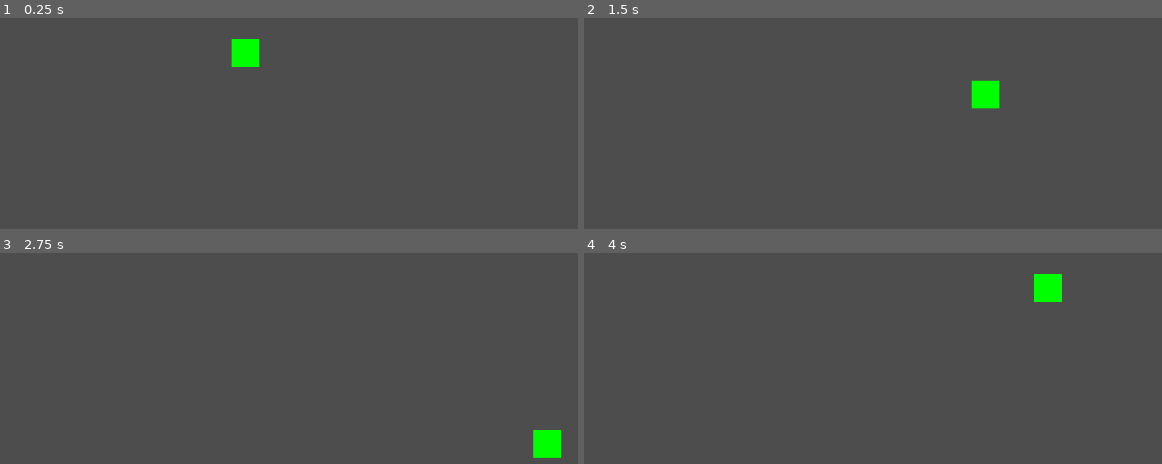
Above: before the commit, frames 1-4 (two rows, left to right).
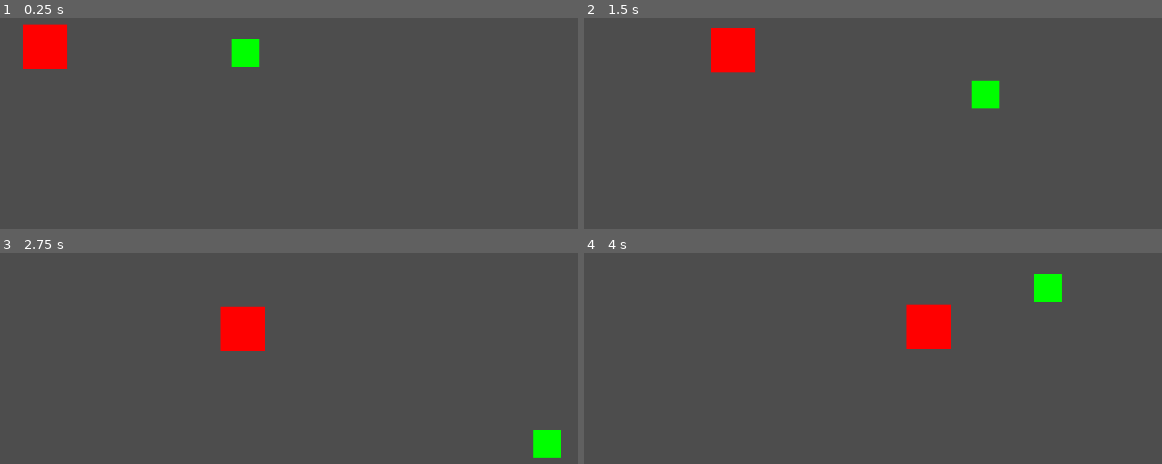
Above: after the commit, the same moments.

Repository: etper/question-mark-game
Game: Godot game, scene res://main.tscn
The game is run twice, just before and just after one commit, with the same random seed, the same clock (stepped at 60 frames per second) and the same inputs.
Inputs:
- Up to frame 1 (0.25 s): no input
- Up to frame 2 (1.5 s): hold Right (ui_right) 0.53-1.28 s; hold Down (ui_down) from 1.28 s (still down)
- Up to frame 3 (2.75 s): release Down (ui_down) at 2.03 s; hold Right (ui_right) from 2.03 s (still down)
- Up to frame 4 (4 s): release Right (ui_right) at 2.78 s; hold Up (ui_up) 2.78-3.53 s; hold Left (ui_left) from 3.53 s (still down)

The runs differ from the first frame. In frame 1, 1.6% of the frame differs, in the area x 3-12%, y 2-25%; in frame 2, 1.7%; in frame 3, 1.7%; in frame 4, 1.7%, in the area x 55-64%, y 24-46%.

Commit message:
monster chasing

Diff:
--- /dev/null
+++ b/Monster.tscn
@@ -0,0 +1,13 @@
+[gd_scene format=3 uid="uid://d0y8wdg5w15tf"]
+
+[ext_resource type="Script" uid="uid://cv0dxwb1rfxt3" path="res://monster.gd" id="1_vb3nq"]
+
+[node name="Monster" type="CharacterBody2D" unique_id=1716974880]
+script = ExtResource("1_vb3nq")
+
+[node name="ColorRect" type="ColorRect" parent="." unique_id=870551181]
+offset_left = -32.0
+offset_top = -32.0
+offset_right = 32.0
+offset_bottom = 32.0
+color = Color(1, 0, 0, 1)
--- a/main.tscn
+++ b/main.tscn
@@ -1,8 +1,13 @@
 [gd_scene format=3 uid="uid://geka6cxmg77k"]
 
 [ext_resource type="PackedScene" uid="uid://gu3x7n4qrtf3" path="res://Player.tscn" id="1_ig7tw"]
+[ext_resource type="PackedScene" uid="uid://d0y8wdg5w15tf" path="res://Monster.tscn" id="2_0xm2m"]
 
 [node name="Main" type="Node2D" unique_id=1858380961]
 
 [node name="Player" parent="." unique_id=330053697 instance=ExtResource("1_ig7tw")]
 position = Vector2(550, 342)
+
+[node name="Monster" parent="." unique_id=910967317 node_paths=PackedStringArray("player") instance=ExtResource("2_0xm2m")]
+position = Vector2(231, 332)
+player = NodePath("../Player")
--- /dev/null
+++ b/monster.gd
@@ -0,0 +1,14 @@
+extends CharacterBody2D
+
+const SPEED = 120.0
+
+@export var player: CharacterBody2D
+
+func _physics_process(delta):
+	if player == null:
+		return
+
+	var direction = (player.global_position - global_position).normalized()
+
+	velocity = direction * SPEED
+	move_and_slide()
Not shown, added: monster.gd.uid
